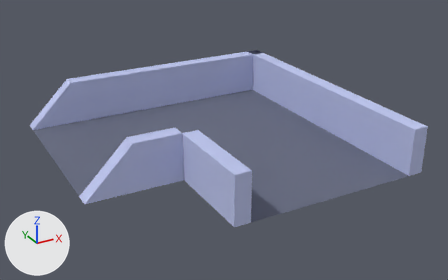
The Blender file assets/managed-models/streets/footbridge-corridor-closed-east/footbridge-corridor-closed-east.blend, before and after one commit.
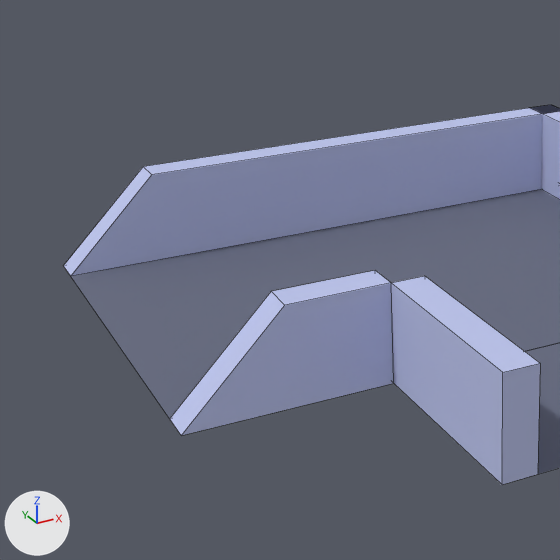
Each version appears first whole from a camera (50 mm lens) standing at (-0.806, -1.449, 0.685) and looking at (-0.071, -0.113, 0.017), and next in a close-up on the part from 0% to 58% of the width and 0% to 94% of the height. Every picture has the same lights, and +X, +Y and +Z are marked at lower left. The first two pictures are the older version. The close-ups show mesh edges as thin lines.

Names of what the first close-up shows: 'footbridge-corridor-closed-east'.
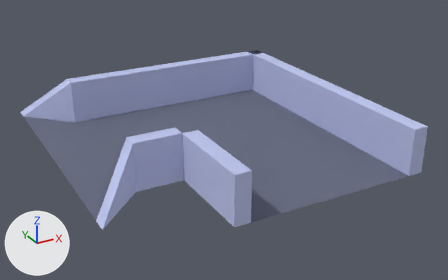
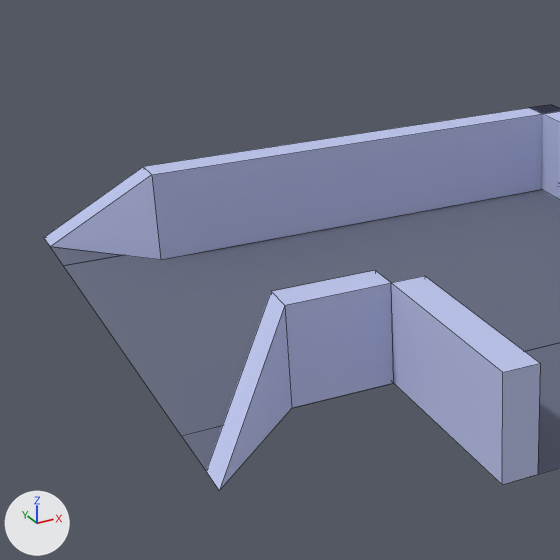
What differs and where, as boxes (x1, y1, x2, y2) in the close-ups (560 x 560 px):
'footbridge-corridor-closed-east', reshaped: before (64, 105, 560, 485); after (44, 105, 560, 490)
part 1 of me_footbridge_corridor_closed_east, reshaped: before (64, 114, 543, 435); after (44, 114, 543, 490)

What changed in the scene script:
```text
Change me_footbridge_corridor_closed_east:
    used by ob_footbridge_corridor_closed_east; location = (0.0, 0.0, 0.0)
    remove me_footbridge_corridor_closed_east.from_pydata(...)  # 29 vertices, 26 faces; spans x -0.5..0.26, y -0.5..0.26, z 0.01..0.13
    add me_footbridge_corridor_closed_east.from_pydata(...)  # 37 vertices, 36 faces; spans x -0.5..0.26, y -0.5..0.38, z 0.01..0.13
    me_footbridge_corridor_closed_east part 1
    2 vertices are removed from x -0.5, y -0.22..0.22, z 0.01
    8 faces are deleted
    10 vertices are added at x -0.5..-0.38, y -0.38..0.38, z 0.01
    18 new faces join them
```
